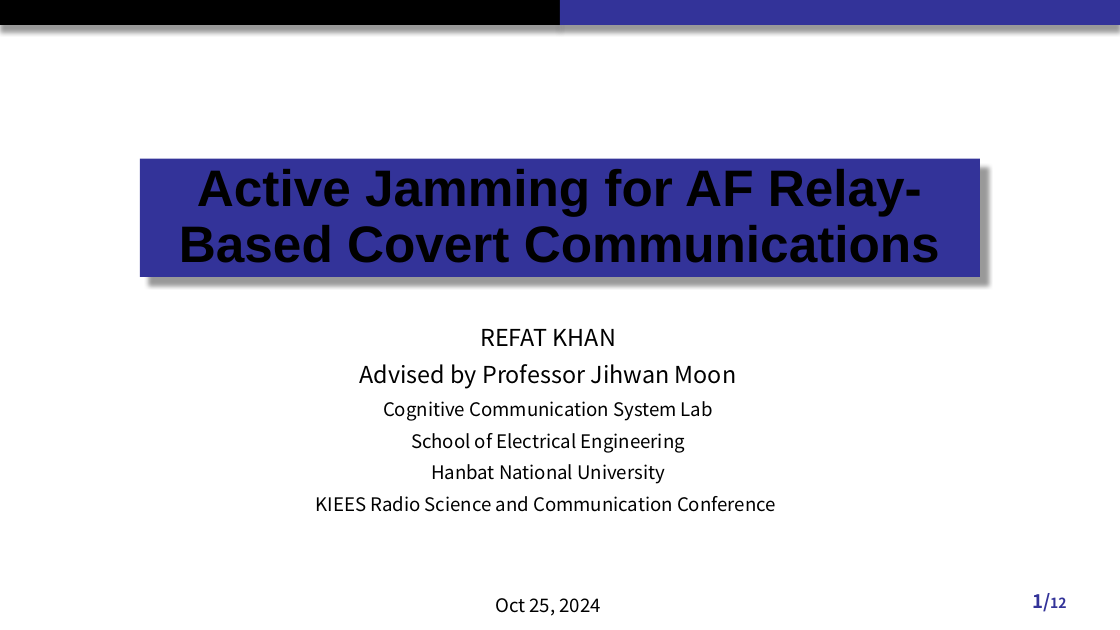
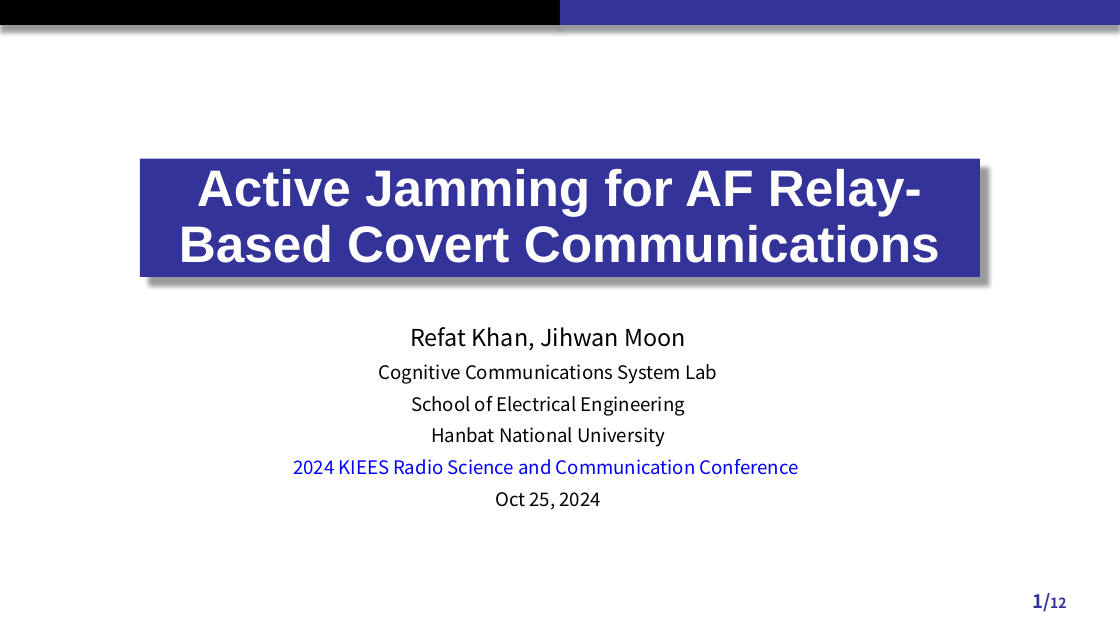
Before and after one commit to RefatHanbat/Presentation-of-SDM, a slide deck: slide 1 of New Problem/RSCC Conference 2024.pptx. Drawn at 1120x630 pixels with LibreOffice and Linux fonts; fonts in the diff are those of the drawing. Boxes give left, top, right and bottom in pixels: in the first picture for what was removed or moved away, otherwise in the second. Text is boxed around its words. In the diff, an @@ line names an element or a change of style, - is before the commit and + after.

Commit message:
updated version of RSCC Conference

```diff
--- a/New Problem/RSCC Conference 2024.pptx
+++ b/New Problem/RSCC Conference 2024.pptx
@@ title "Active Jamming for AF Relay-Based ..." at <box>140,159,981,277</box>: text colour #000000 to #FFFFFF @@
@@ subtitle at <box>379,327,717,384</box>: text changed; size 20 to 16 pt @@
-REFAT KHAN
-Advised by Professor Jihwan Moon
-Cognitive Communication System Lab
+Refat Khan, Jihwan Moon
+Cognitive Communications System Lab
@@ subtitle at <box>293,459,799,475</box>: text changed; text colour #000000 to #0000FF @@
-KIEES Radio Science and Communication Conference
+2024 KIEES Radio Science and Communication Conference
```
Also in this commit, not shown: 9 other slides changed, 1 other file.
